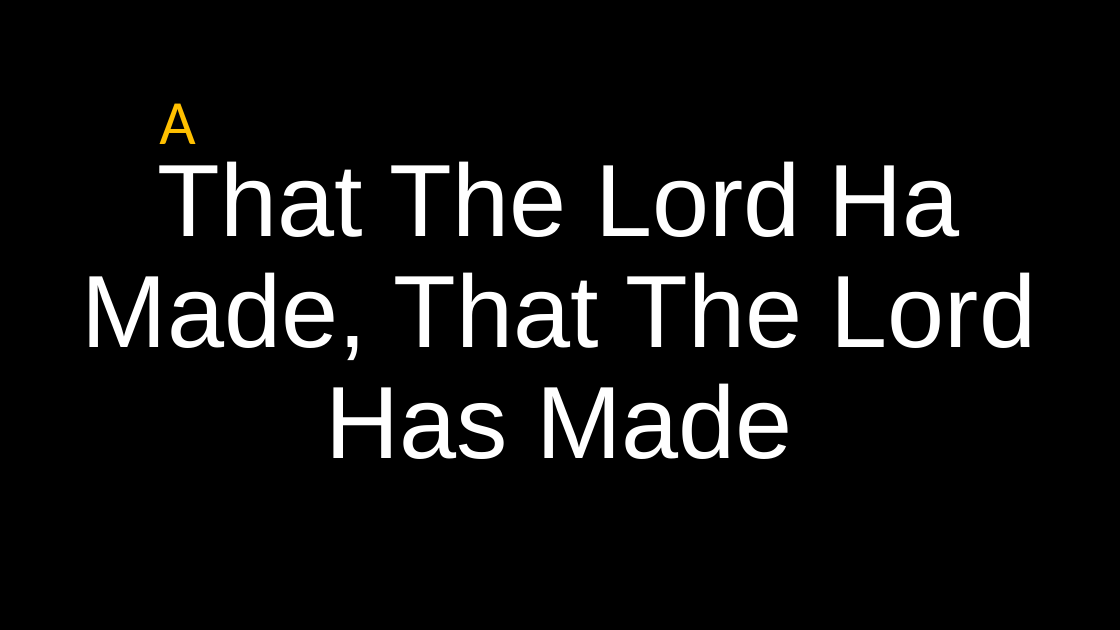
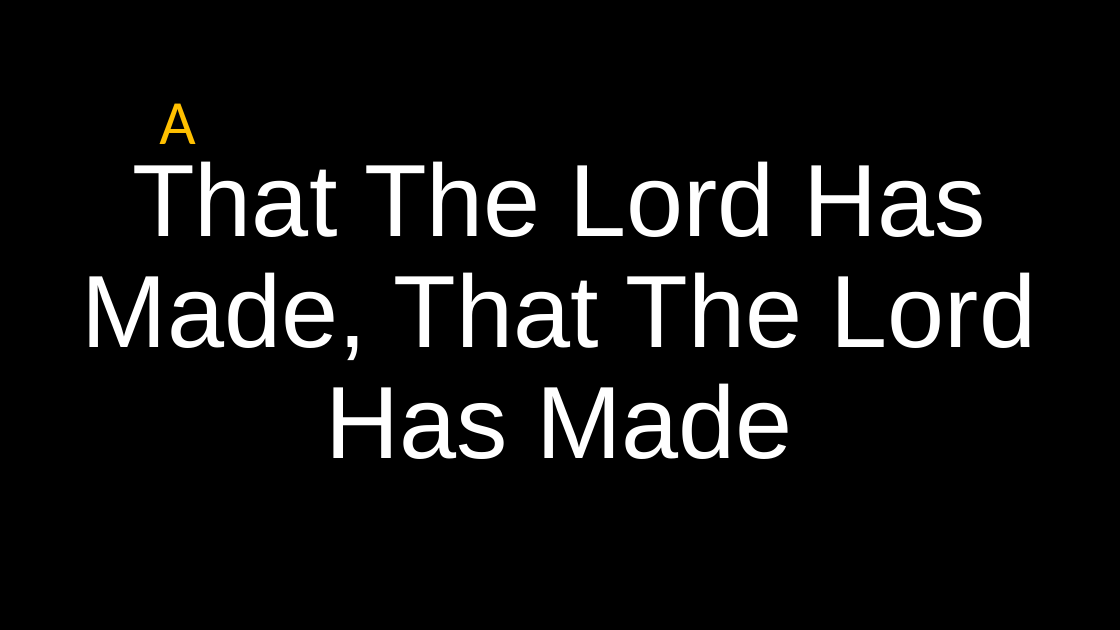
Before and after one commit to CHRISTIANARIBAL/Simbahan, a slide deck: slide 138 of 2Permanent/Final Na Ni.pptx (slide 117 before the commit). Drawn at 1120x630 pixels with LibreOffice and Linux fonts; fonts in the diff are those of the drawing. Boxes give left, top, right and bottom in pixels: in the first picture for what was removed or moved away, otherwise in the second. Text is boxed around its words. In the diff, an @@ line names an element or a change of style, - is before the commit and + after.

Commit message:
update#2

```diff
--- a/2Permanent/Final Na Ni.pptx
+++ b/2Permanent/Final Na Ni.pptx
@@ title at (82,161,1036,459): text changed @@
-That The Lord Ha Made, That The Lord Has Made
+That The Lord Has Made, That The Lord Has Made
```
Also in this commit, not shown: 6 other slides changed, 34 slides added, 13 slides removed.
